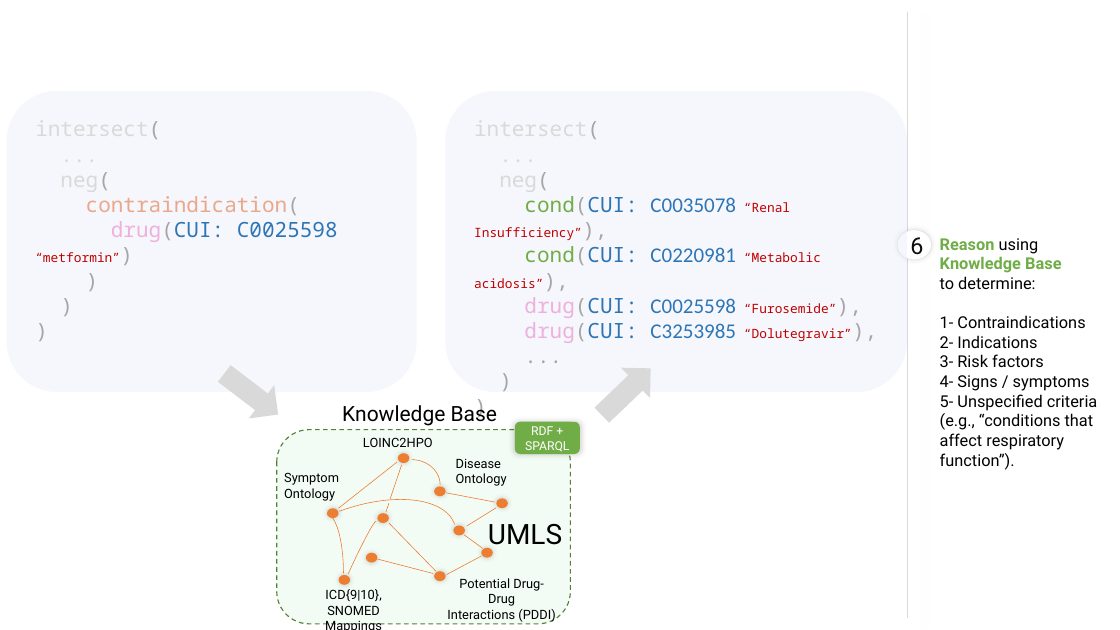
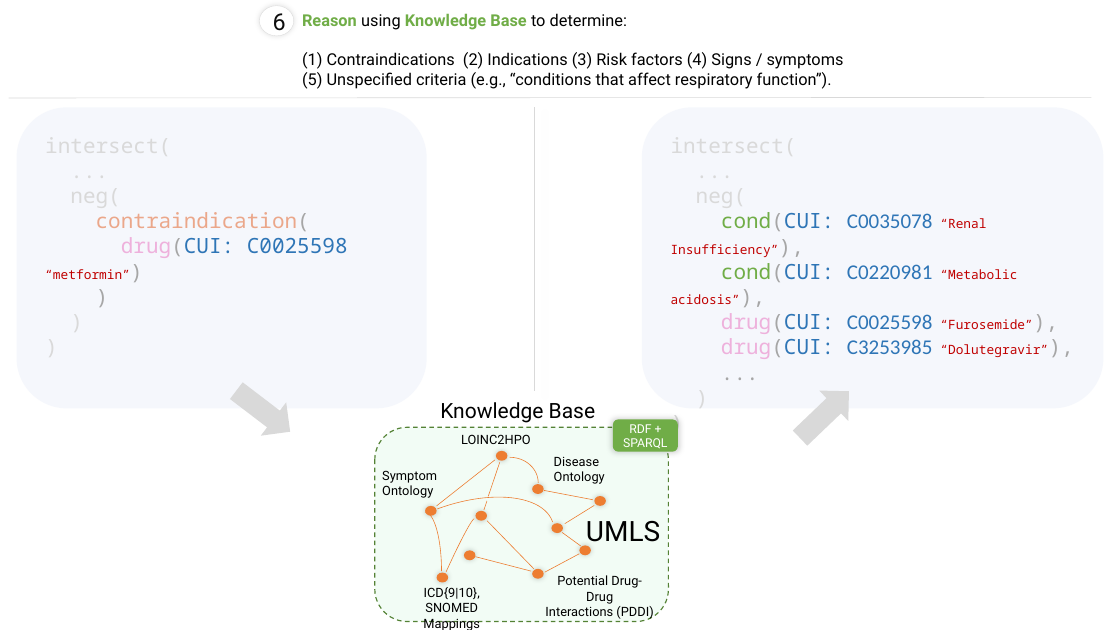
Before and after one commit to ndobb/dissertation, a slide deck: slide 7 of 2_query_gen/paper2_figures.pptx (slide 6 before the commit). Drawn at 1120x630 pixels with LibreOffice and Linux fonts; fonts in the diff are those of the drawing. Boxes give left, top, right and bottom in pixels: in the first picture for what was removed or moved away, otherwise in the second. Text is boxed around its words. In the diff, an @@ line names an element or a change of style, - is before the commit and + after.

```diff
--- a/2_query_gen/paper2_figures.pptx
+++ b/2_query_gen/paper2_figures.pptx
@@ ellipse "6": place and size @@
-ellipse "6" at box(897, 230, 932, 260)
+ellipse "6" at box(260, 6, 294, 36)
@@ text at box(302, 13, 844, 89): text changed @@
-Reason using Knowledge Base
-to determine:
-1- Contraindications 2- Indications
-3- Risk factors
-4- Signs / symptoms
-5- Unspecified criteria (e.g., “conditions that affect respiratory function”).
+Reason using Knowledge Base to determine:
+(1) Contraindications (2) Indications (3) Risk factors (4) Signs / symptoms
+(5) Unspecified criteria (e.g., “conditions that affect respiratory function”).
@@ line removed from (907, 12) to (907, 618) @@
@@ line added from (8, 98) to (1091, 97), #D9D9D9 0.5 pt @@
@@ line added from (534, 108) to (534, 392), #D9D9D9 0.5 pt @@
@@ rounded rectangle: place and size @@
-rounded rectangle at box(445, 91, 907, 392)
+rounded rectangle at box(642, 108, 1104, 408)
@@ text "intersect(" at box(45, 212, 348, 279): text colour #A6A6A6 to #D9D9D9 in "intersect(", "neg(", ")", ")" @@
@@ text "intersect(" at box(671, 212, 1048, 359): text colour #A6A6A6 to #D9D9D9 in "intersect(", "neg(", ")", ")" @@
@@ text "intersect(": place and size @@
-text "intersect(" at box(474, 121, 852, 343)
+text "intersect(" at box(671, 212, 1048, 359)
@@ 1 text, 1 rounded rectangle, 1 down arrow: place and size @@
-1 text, 1 rounded rectangle, 1 down arrow at box(7, 91, 417, 432)
+1 text, 1 rounded rectangle, 1 down arrow at box(17, 108, 427, 449)
@@ down arrow: place and size @@
-down arrow at box(588, 353, 666, 431)
+down arrow at box(786, 376, 864, 453)
@@ line moved from (391, 499) - (402, 465) to (488, 497) - (500, 462) @@
@@ 6 ellipses, 6 lines, 5 texts, 1 rounded rectangle: place and size @@
-6 ellipses, 6 lines, 5 texts, 1 rounded rectangle at box(276, 401, 571, 623)
+6 ellipses, 6 lines, 5 texts, 1 rounded rectangle at box(375, 402, 669, 622)
@@ ellipse: place and size @@
-ellipse at box(454, 526, 465, 536)
+ellipse at box(551, 523, 563, 534)
@@ 3 ellipses, 3 arc (boxed as its full ellipse)s, 1 rounded rectangle, 1 line: place and size @@
-3 ellipses, 3 arc (boxed as its full ellipse)s, 1 rounded rectangle, 1 line at box(242, 422, 580, 630)
+3 ellipses, 3 arc (boxed as its full ellipse)s, 1 rounded rectangle, 1 line at box(341, 419, 678, 630)
@@ 2 texts, 1 arc (boxed as its full ellipse), 1 line: place and size @@
-2 texts, 1 arc (boxed as its full ellipse), 1 line at box(311, 459, 507, 630)
+2 texts, 1 arc (boxed as its full ellipse), 1 line at box(408, 457, 605, 630)
```
Also in this commit, not shown: 4 other slides changed, 1 slide added, 1 other file.
